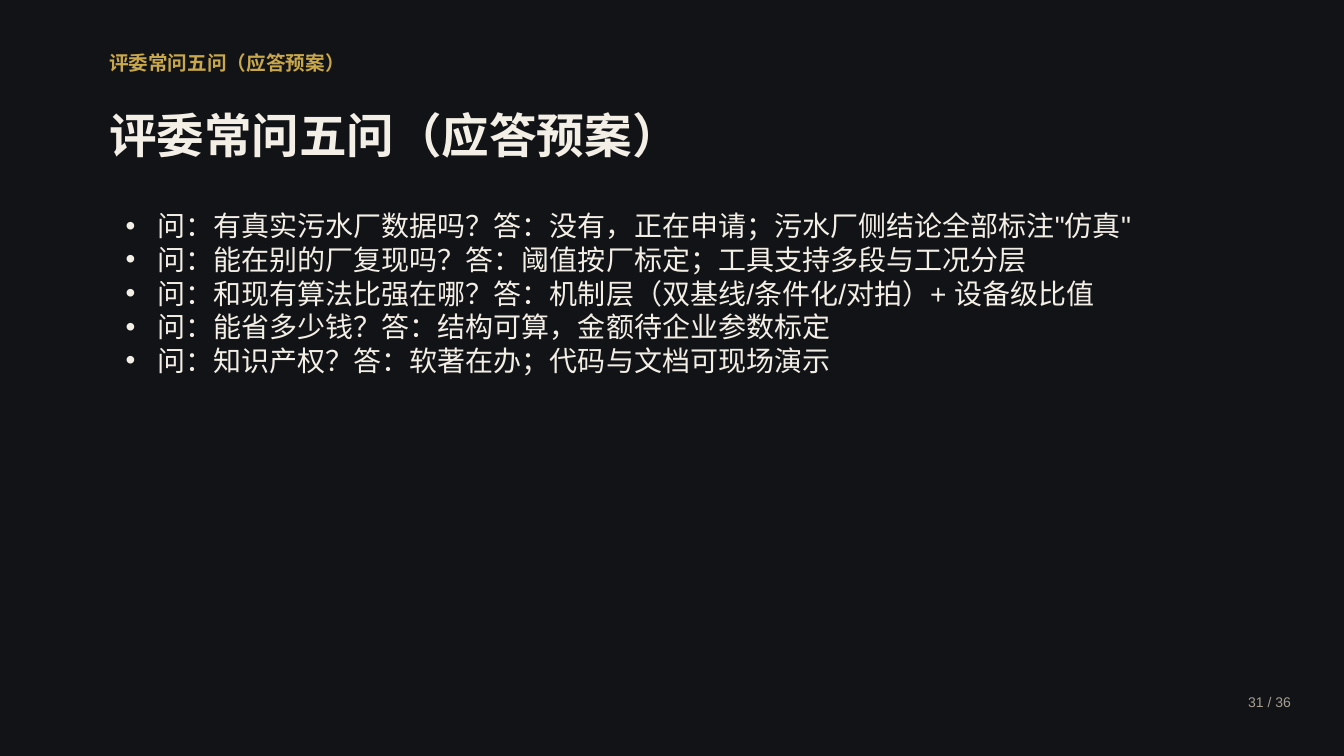
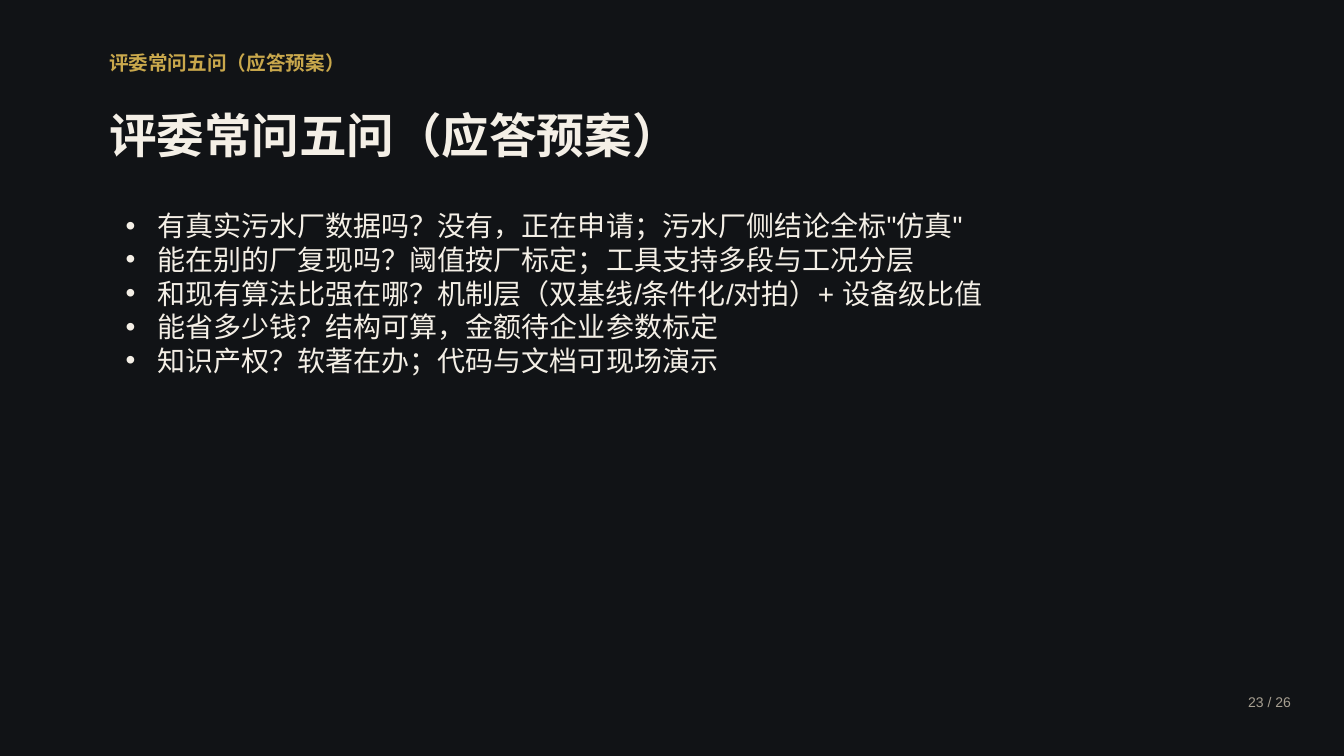
Before and after one commit to by739yang/BEWG_PdM, a slide deck: slide 27 of deliverables/ppt/澜脉_商业计划书.pptx (slide 41 before the commit). Drawn at 1344x756 pixels with LibreOffice and Linux fonts; fonts in the diff are those of the drawing. Boxes give left, top, right and bottom in pixels: in the first picture for what was removed or moved away, otherwise in the second. Text is boxed around its words. In the diff, an @@ line names an element or a change of style, - is before the commit and + after.

```diff
--- a/deliverables/ppt/澜脉_商业计划书.pptx
+++ b/deliverables/ppt/澜脉_商业计划书.pptx
@@ text at [157,212,982,375]: text changed @@
-• 问：有真实污水厂数据吗？答：没有，正在申请；污水厂侧结论全部标注"仿真"
-• 问：能在别的厂复现吗？答：阈值按厂标定；工具支持多段与工况分层
-• 问：和现有算法比强在哪？答：机制层（双基线/条件化/对拍）+ 设备级比值
-• 问：能省多少钱？答：结构可算，金额待企业参数标定
-• 问：知识产权？答：软著在办；代码与文档可现场演示
+• 有真实污水厂数据吗？没有，正在申请；污水厂侧结论全标"仿真"
+• 能在别的厂复现吗？阈值按厂标定；工具支持多段与工况分层
+• 和现有算法比强在哪？机制层（双基线/条件化/对拍）+ 设备级比值
+• 能省多少钱？结构可算，金额待企业参数标定
+• 知识产权？软著在办；代码与文档可现场演示
@@ text at [1248,697,1291,707]: text changed @@
-31 / 36
+23 / 26
```
Also in this commit, not shown: 28 other slides changed, 18 slides removed, 5 other files.
